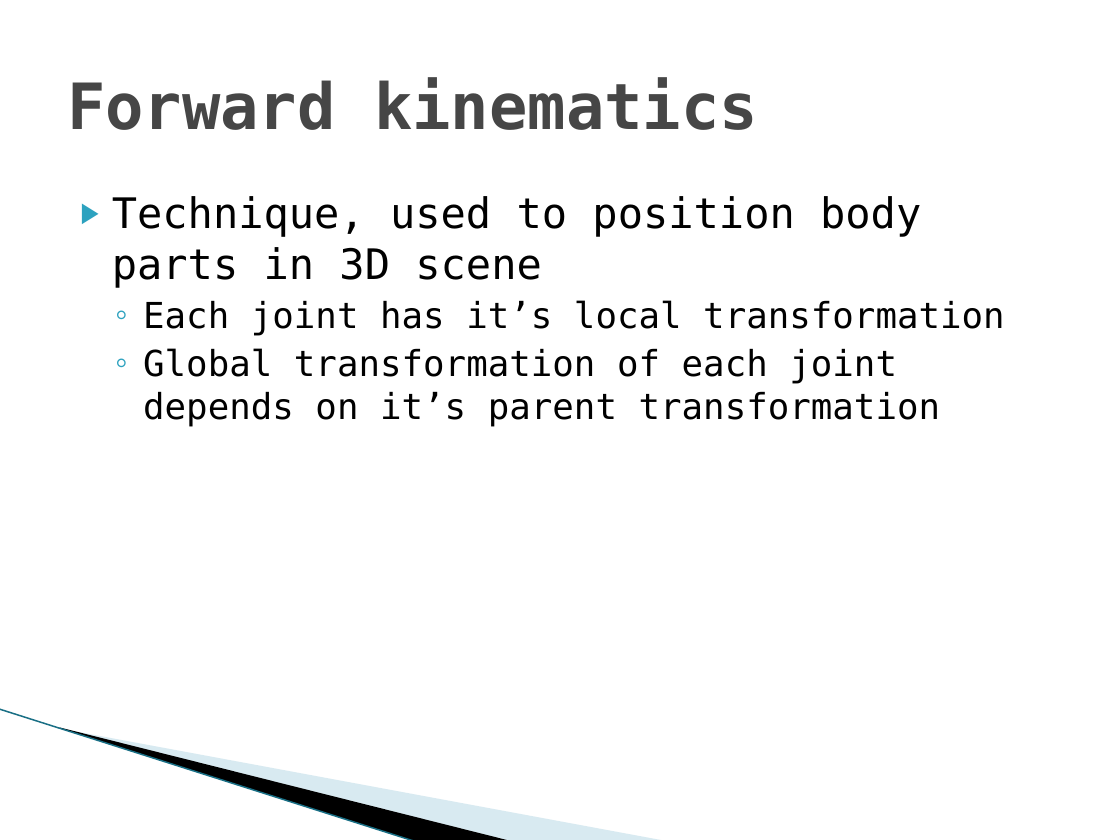
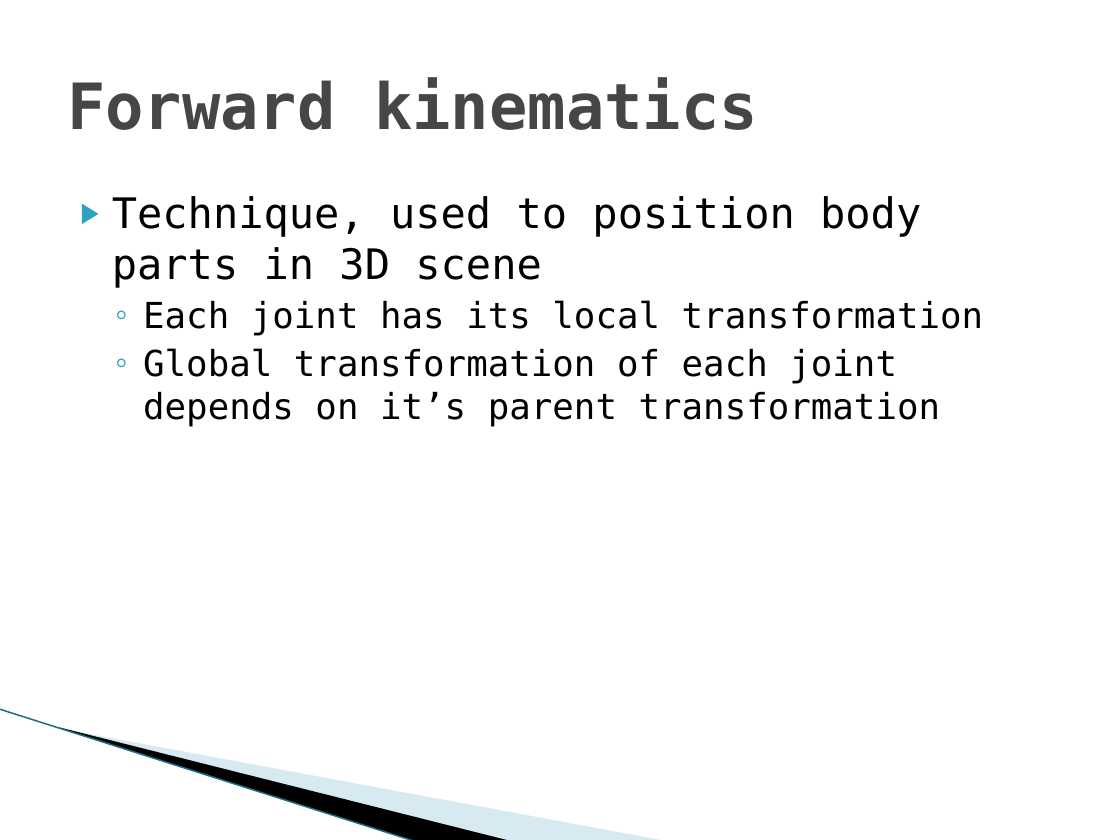
Before and after one commit to hobama/cvg01, a slide deck: slide 23 of docs/Presentation/Presentation.pptx. Drawn at 1120x840 pixels with LibreOffice and Linux fonts; fonts in the diff are those of the drawing; background and template pictures are left out. Boxes give left, top, right and bottom in pixels: in the first picture for what was removed or moved away, otherwise in the second. Text is boxed around its words. In the diff, an @@ line names an element or a change of style, - is before the commit and + after.

```diff
--- a/docs/Presentation/Presentation.pptx
+++ b/docs/Presentation/Presentation.pptx
@@ text at <box>143,300,984,336</box>: text changed @@
-  ◦ Each joint has it’s local transformation
+  ◦ Each joint has its local transformation
```
Also in this commit, not shown: 6 other slides changed, 4 slides added.
